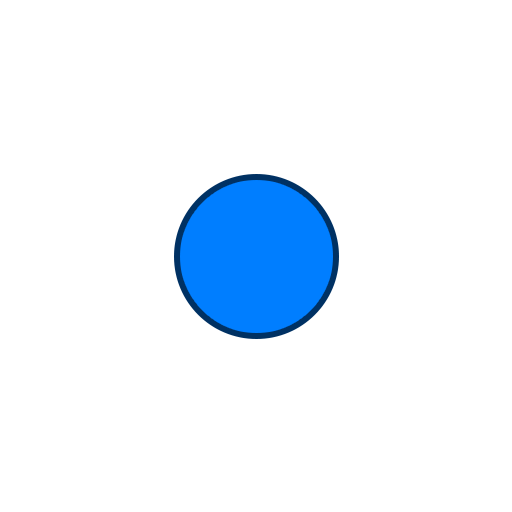
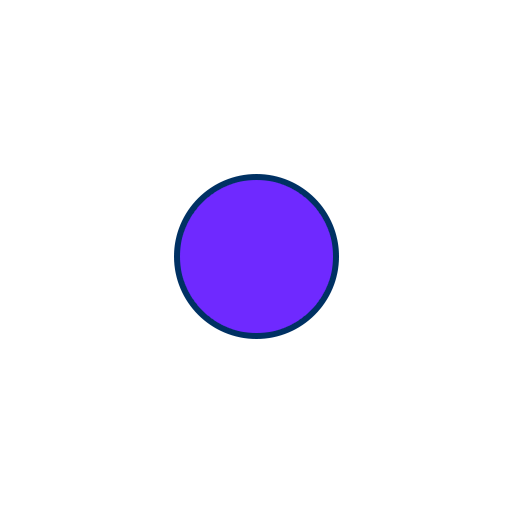
Before/after of a 512 x 512 layered artwork. What changed in the layer stack:
painted on "Ellipse 1" over [180,180,333,333]
